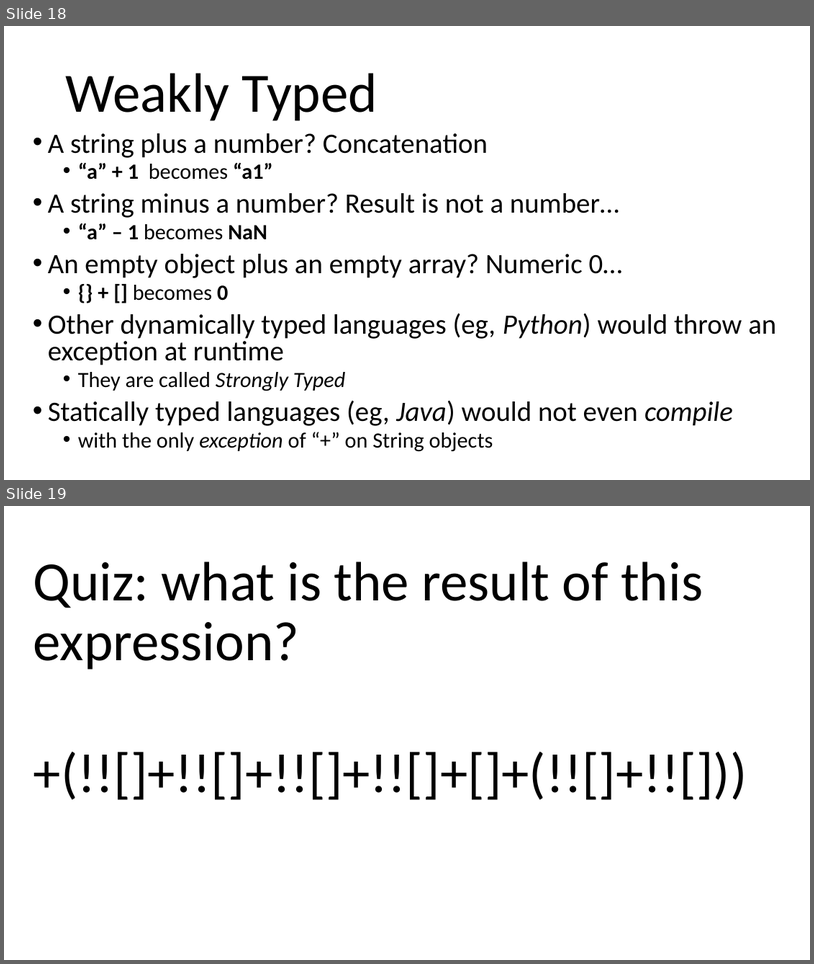
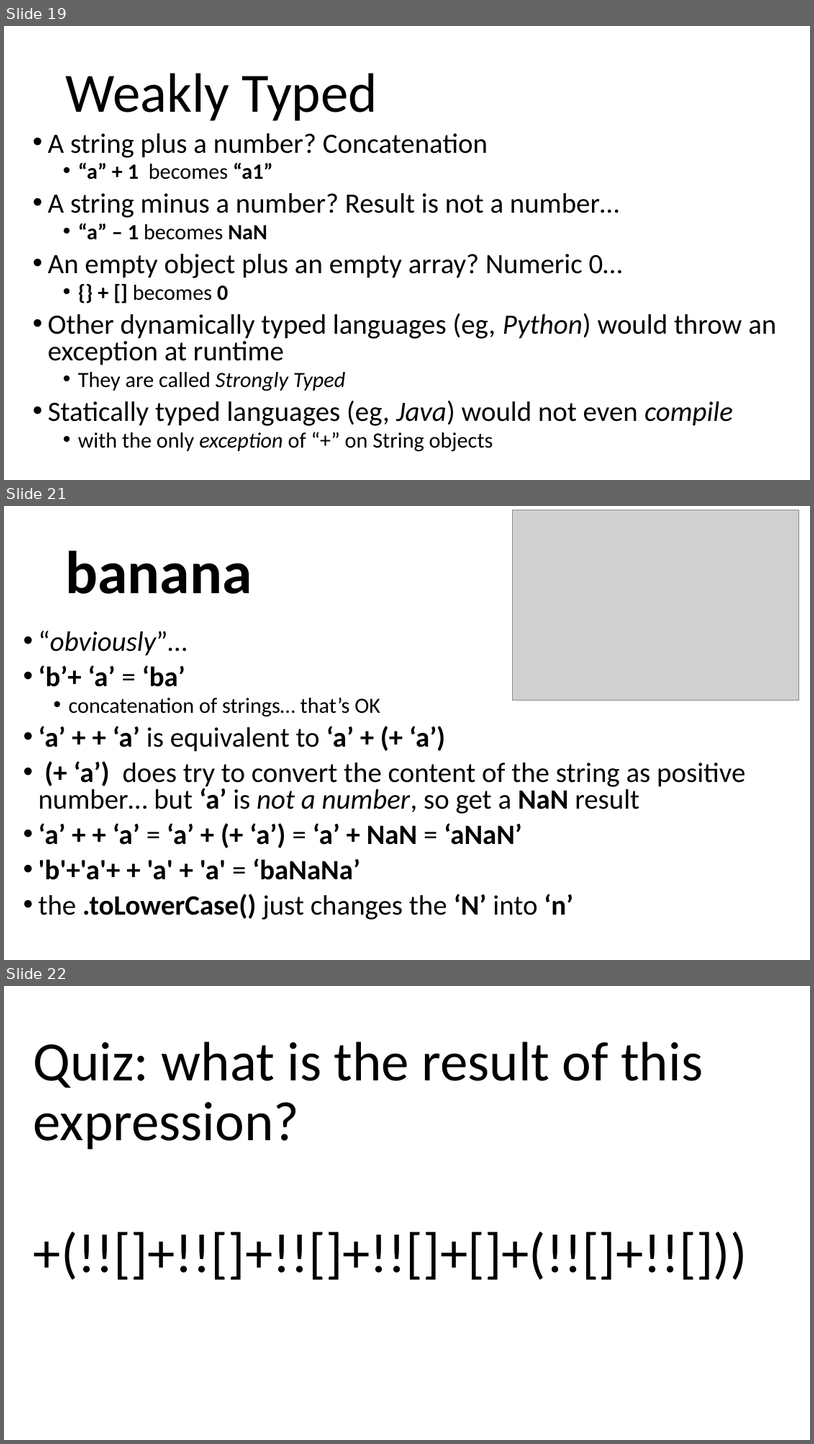
Before and after one commit to arcuri82/web_development_and_api_design, a slide deck: docs/slides/lesson_01.pptx. Shown one above the other, each under a label of ours: slides 18 and 19 before the commit, slides 19, 21 and 22 after it; the slides between them are not shown. The pictures are 814x964 and 814x1444 pixels, drawn with LibreOffice and Linux fonts; fonts in the diff are those of the drawing; grey boxes stand for pictures. Boxes give left, top, right and bottom in pixels: in the first picture for what was removed or moved away, otherwise in the second. Text is boxed around its words. In the diff, an @@ line names an element or a change of style, - is before the commit and + after.

```diff
--- a/docs/slides/lesson_01.pptx
+++ b/docs/slides/lesson_01.pptx
@@ slide 21 added at [4,506,810,960], background #FFFFFF @@
@@ picture added at [513,510,800,700] @@
@@ title added at [65,551,252,594], 72 pt, text #000000, bold @@
+banana
@@ text added at [39,631,746,919], 33.3 pt, text #000000 @@
+• “obviously”…
+• ‘b’+ ‘a’ = ‘ba’
+  • concatenation of strings… that’s OK
+• ‘a’ + + ‘a’ is equivalent to ‘a’ + (+ ‘a’)
+• (+ ‘a’) does try to convert the content of the string as positive number… but ‘a’ is not a number, so get a NaN result
+• ‘a’ + + ‘a’ = ‘a’ + (+ ‘a’) = ‘a’ + NaN = ‘aNaN’
+• 'b'+'a'+ + 'a' + 'a' = ‘baNaNa’
+• the .toLowerCase() just changes the ‘N’ into ‘n’
@@ what was slide 18 is now slide 19 @@
@@ what was slide 19 is now slide 22 @@
```
Also in this commit, not shown: 10 slides changed, 4 other slides added, 1 other file.
